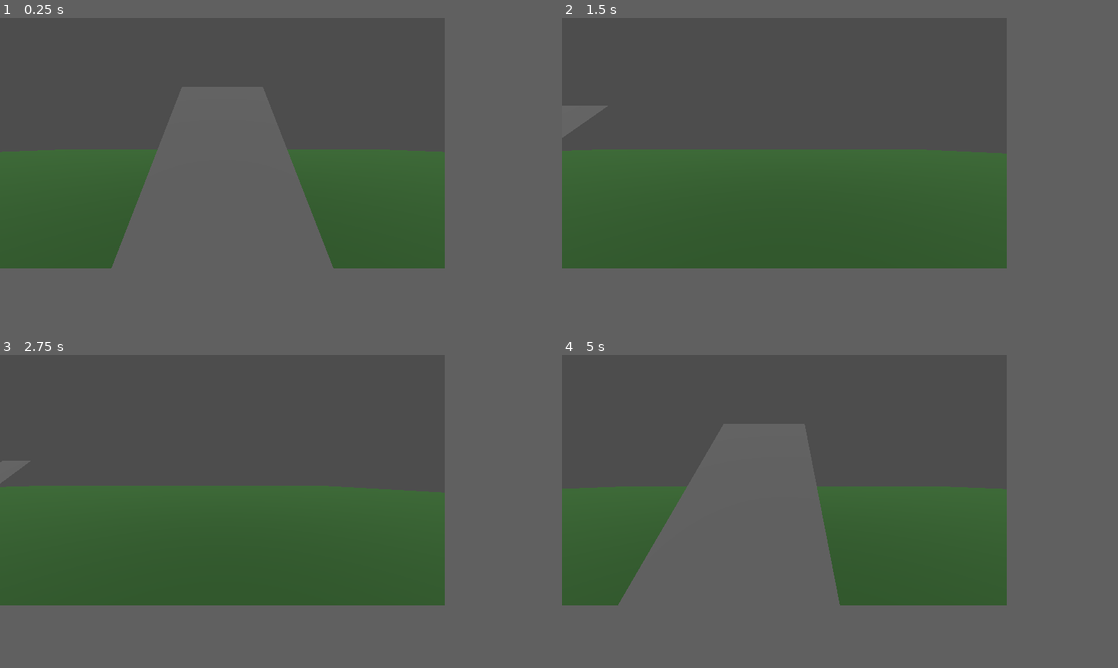
Above: before the commit, frames 1-4 (two rows, left to right).
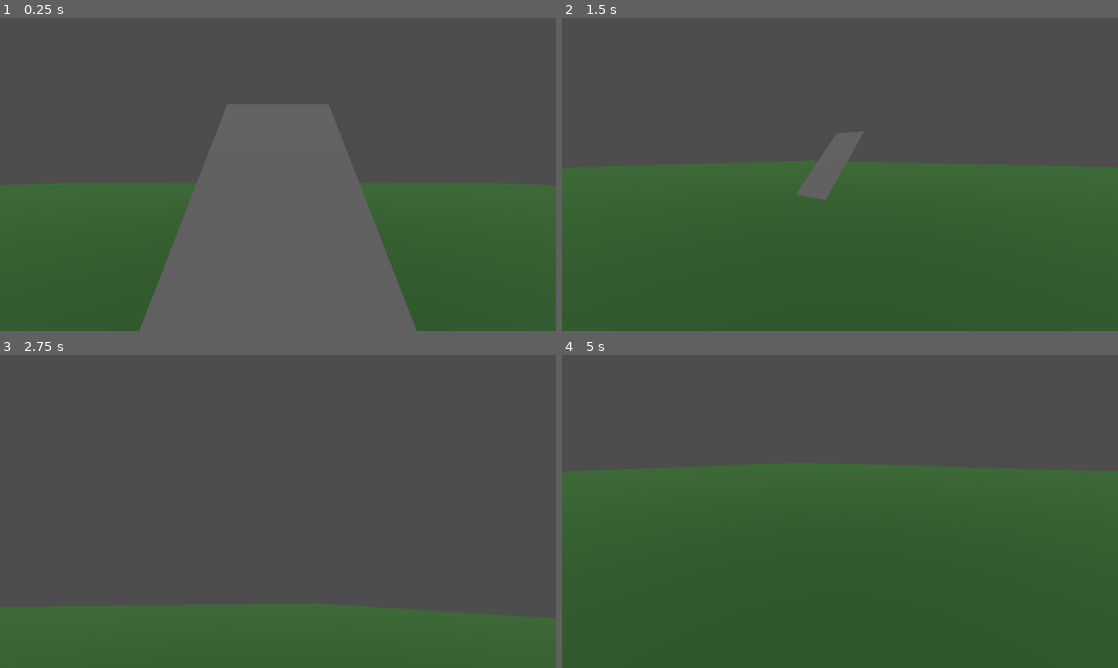
Above: after the commit, the same moments.

Repository: jwl0724/Comfy-Jam-Autumn-2026
Game: Godot game, scene res://Systems/Game/GameController.tscn
The game is run twice, just before and just after one commit, with the same random seed, the same clock (stepped at 60 frames per second) and the same inputs.
Inputs (mouse positions are in pixels of both pictures, inside the frame that each line leads up to):
- Up to frame 1 (0.25 s): no input
- Up to frame 2 (1.5 s): tap Enter at 0.5 s; move the mouse to (884, 130) at 0.52 s; hold D (Right) 0.53-1.28 s; right-click (884, 130) at 0.6 s; tap E (Interact) at 0.8, 1.35 s; move the mouse to (695, 155) at 1.27 s; hold S (Backward) from 1.28 s (still down)
- Up to frame 3 (2.75 s): click (133, 492) at 1.55 s; move the mouse to (266, 423) at 2.02 s; release S (Backward) at 2.03 s; hold D (Right) from 2.03 s (still down); click (266, 423) at 2.1 s; right-click (266, 423) at 2.3 s
- Up to frame 4 (5 s): move the mouse to (762, 530) at 2.77 s; release D (Right) at 2.78 s; hold W (Forward) 2.78-3.53 s; right-click (762, 530) at 2.85 s; tap E (Interact) at 3.05, 4.35 s; move the mouse to (917, 517) at 3.52 s; hold A (Left) from 3.53 s (still down); tap V (Book) at 3.6 s; click (917, 517) at 3.8 s; tap Escape (Pause, bound only after the commit) at 4.15 s; move the mouse to (650, 442) at 4.27 s; right-click (650, 442) at 4.55 s
The window is 640x360 before the commit and 800x450 after it. Grey fills any space a smaller window leaves; there, only what the larger window draws over its background counts as a difference.

The runs differ from the first frame. In frame 1, 25% of the frame differs, in the area x 0-100%, y 42-100%; in frame 2, 30%; in frame 3, 43%; in frame 4, 44%, in the area x 0-100%, y 34-100%.

Commit message:
implement basic camera movement and interact raycast

Diff:
--- a/Common/AutoLoads/Constants.gd
+++ b/Common/AutoLoads/Constants.gd
@@ -10,6 +10,7 @@
     const Shoot: String = "Shoot"
     const Aim: String = "Aim"
     const Book: String = "Book"
+    const Pause: String = "Pause"
 
 # Audio Bus Names
 class AudioBusNames:
--- a/Entities/Player/Player.tscn
+++ b/Entities/Player/Player.tscn
@@ -13,13 +13,18 @@
 script = ExtResource("1_e5kic")
 move_speed = 10.0
 
-[node name="Controllers" type="Node3D" parent="." unique_id=1369609793]
+[node name="Components" type="Node3D" parent="." unique_id=1369609793]
 
-[node name="Camera" type="Camera3D" parent="Controllers" unique_id=1660589472]
+[node name="Pivot" type="Node3D" parent="Components" unique_id=1131640310]
 transform = Transform3D(1, 0, 0, 0, 1, 0, 0, 0, 1, 0, 0.42915964, 0)
 script = ExtResource("2_ww0jn")
 
-[node name="Movement" type="Node3D" parent="Controllers" unique_id=869862126]
+[node name="Camera" type="Camera3D" parent="Components/Pivot" unique_id=1660589472]
+
+[node name="InteractRay" type="RayCast3D" parent="Components/Pivot" unique_id=962793827]
+target_position = Vector3(0, 0, -2)
+
+[node name="Movement" type="Node3D" parent="Components" unique_id=869862126]
 script = ExtResource("3_vweq0")
 
 [node name="Collider" type="CollisionShape3D" parent="." unique_id=911861287]
--- a/Entities/Player/Systems/camera_controller.gd
+++ b/Entities/Player/Systems/camera_controller.gd
@@ -1,8 +1,26 @@
-extends Camera3D
+extends Node3D
 class_name PlayerCameraController
 
-signal moved() ## Any mouse movement that moves viewport
 signal aimed() ## Pulling out the camera to get ready to take picture
 signal shot() ## Picture taken while camera is out
 
-var player: Player = owner
+@onready var player: Player = owner
+
+
+
+func _input(event: InputEvent):
+    # Handle camera movements
+    if event is InputEventMouseMotion && Input.mouse_mode == Input.MOUSE_MODE_CAPTURED:
+        var move = event as InputEventMouseMotion
+        player.rotate_y(-move.relative.x * player.mouse_sensitivity)
+        rotate_x(-move.relative.y * player.mouse_sensitivity)
+        rotation.x = clamp(rotation.x, -deg_to_rad(player.max_up_view_angle), deg_to_rad(player.max_up_view_angle))
+        return
+
+    # Handle button presses that involve the camera
+    if Input.is_action_just_pressed(Constants.InputNames.Aim):
+        print("TODO: Zoom in the camera and have a camera going up to screen animation")
+        aimed.emit()
+    if Input.is_action_just_pressed(Constants.InputNames.Shoot):
+        print("TODO: Take a screenshot of whatever is on screen only when is aimed down")
+        shot.emit()
--- a/Entities/Player/player.gd
+++ b/Entities/Player/player.gd
@@ -4,12 +4,21 @@
 # Stats
 @export var move_speed: float = 50
 @export var fall_speed: float = 10
-@export var mouse_sensitivity: float = 10
+@export var mouse_sensitivity: float = 0.005
+@export var max_up_view_angle: float = 89
+
+
+
+func _ready():
+    Input.mouse_mode = Input.MOUSE_MODE_CAPTURED
 
 
 
 func _input(event: InputEvent):
-    if event is not InputEventKey: return
+    if event is InputEventMouseMotion: return
+    if Input.is_action_just_pressed(Constants.InputNames.Pause):
+        print("TODO: Create a pause menu that lets you change options and go back to main menu")
+        Input.mouse_mode = Input.MOUSE_MODE_CAPTURED if Input.mouse_mode == Input.MOUSE_MODE_VISIBLE else Input.MOUSE_MODE_VISIBLE # Temp until pause menu done
     if Input.is_action_just_pressed(Constants.InputNames.Interact):
         print("TODO: Interact pressed, need to add a raycast to detect something that is interactable")
     if Input.is_action_just_pressed(Constants.InputNames.Book):
--- a/project.godot
+++ b/project.godot
@@ -28,6 +28,10 @@
 
 window/size/viewport_width=640
 window/size/viewport_height=360
+window/size/window_width_override=1280
+window/size/window_height_override=720
+window/stretch/mode="canvas_items"
+window/stretch/aspect="keep_width"
 
 [file_customization]
 
@@ -81,6 +85,11 @@
 "events": [Object(InputEventKey,"resource_local_to_scene":false,"resource_name":"","device":-1,"window_id":0,"alt_press …(192 unchanged characters)…
 ]
 }
+Pause={
+"deadzone": 0.2,
+"events": [Object(InputEventKey,"resource_local_to_scene":false,"resource_name":"","device":-1,"window_id":0,"alt_pressed":false,"shift_pressed":false,"ctrl_pressed":false,"meta_pressed":false,"pressed":false,"keycode":0,"physical_keycode":4194305,"key_label":0,"unicode":0,"location":0,"echo":false,"script":null)
+]
+}
 
 [physics]
 
